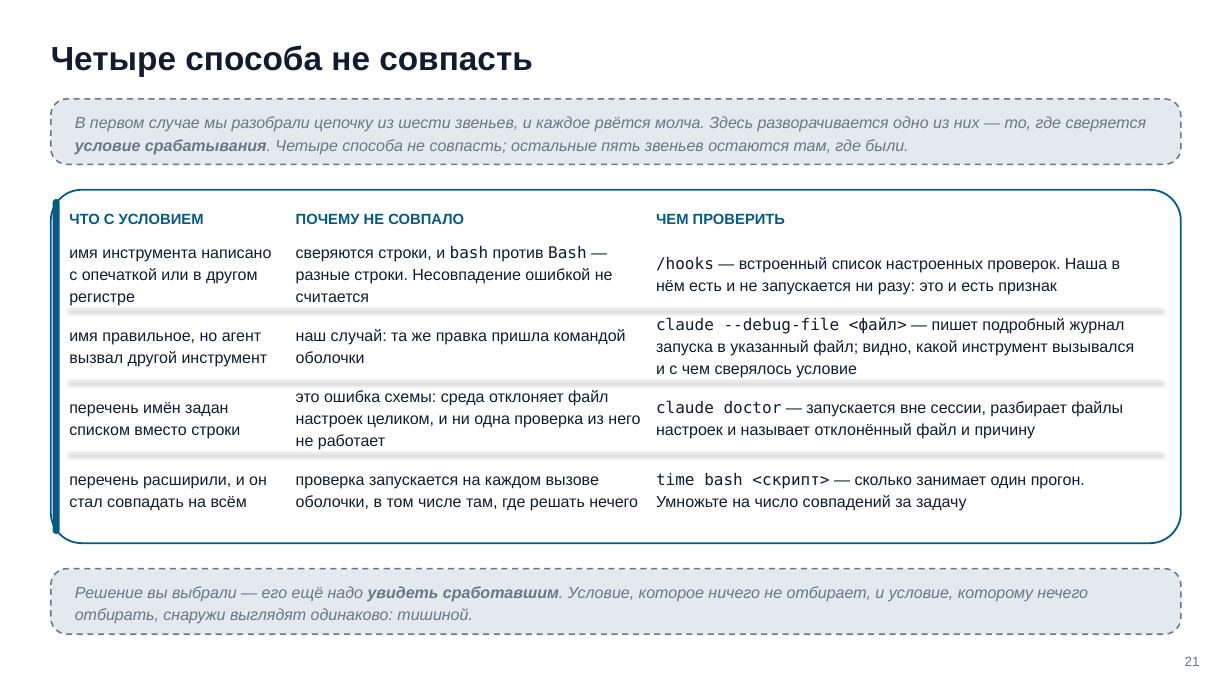
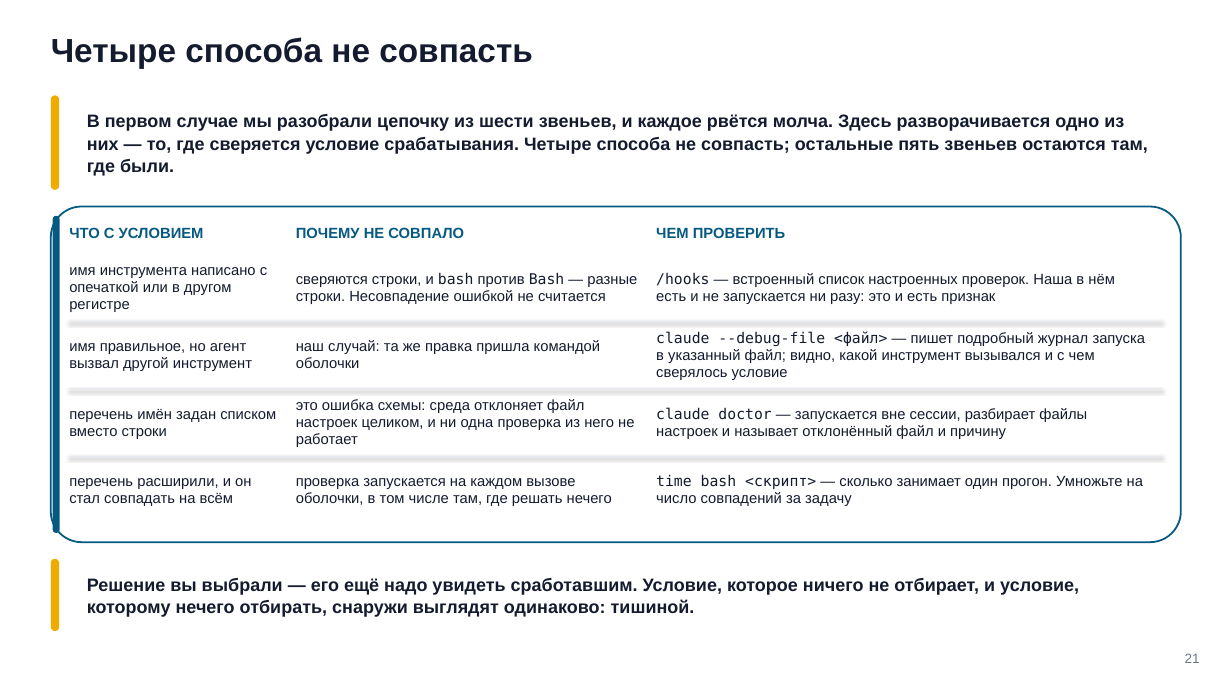
Before and after one commit to tellina-study/AI-usage-lessons, a slide deck: slide 21 of library/seminars/sem-05/rendered/sem-05.pptx. Drawn at 1232x693 pixels with LibreOffice and Linux fonts; fonts in the diff are those of the drawing. Boxes give left, top, right and bottom in pixels: in the first picture for what was removed or moved away, otherwise in the second. Text is boxed around its words. In the diff, an @@ line names an element or a change of style, - is before the commit and + after.

Commit message:
Недомерка межстрочного снята: шаг строки сошёлся с меркой, пять расхождений рендера закрылись сами #211

```diff
--- a/library/seminars/sem-05/rendered/sem-05.pptx
+++ b/library/seminars/sem-05/rendered/sem-05.pptx
@@ text "Четыре способа не совпасть" at (x1=51, y1=37, x2=533, y2=69): line spacing 1.14 to 29.6pt @@
@@ rounded rectangle removed at (x1=51, y1=99, x2=1181, y2=165) @@
@@ rounded rectangle added at (x1=51, y1=95, x2=59, y2=189), fill #F0AB00 @@
@@ text "В первом случае мы разобрали ..." moved from (x1=75, y1=116, x2=1147, y2=155) to (x1=87, y1=114, x2=1148, y2=176) @@
@@ text "В первом случае мы разобрали ..." at (x1=87, y1=114, x2=1148, y2=176): size 12.5 to 14 pt, text colour #6B7685 to #141B2E, bold on, italic off; line spacing 1.18 to 17.4pt @@
@@ rounded rectangle resized from (x1=51, y1=189, x2=1181, y2=543) to (x1=51, y1=206, x2=1181, y2=542) @@
@@ rounded rectangle at (x1=51, y1=206, x2=1181, y2=542): proportions changed @@
@@ rounded rectangle resized from (x1=53, y1=199, x2=59, y2=533) to (x1=53, y1=215, x2=59, y2=532) @@
@@ 3 texts moved together from (x1=69, y1=213, x2=785, y2=224) to (x1=69, y1=227, x2=785, y2=238) @@
@@ line spacing 1.1 to 12.7pt in 3 elements at (x1=69, y1=227, x2=204, y2=238), (x1=296, y1=227, x2=464, y2=238), (x1=656, y1=227, x2=785, y2=238) @@
@@ size 12.5 to 11.5 pt; line spacing 1.15 to 13.2pt in 12 elements at (x1=656, y1=474, x2=1143, y2=506), (x1=296, y1=478, x2=612, y2=506), (x1=69, y1=478, x2=251, y2=506), (x1=656, y1=407, x2=1087, y2=439), (x1=296, y1=399, x2=634, y2=447), (x1=69, y1=409, x2=276, y2=439), (x1=656, y1=331, x2=1146, y2=380), (x1=296, y1=340, x2=600, y2=368), (x1=69, y1=343, x2=252, y2=371), (x1=656, y1=272, x2=1115, y2=304), (x1=296, y1=272, x2=637, y2=304), (x1=69, y1=267, x2=267, y2=312) @@
@@ text "имя инструмента написано с опечаткой ..." moved from (x1=69, y1=249, x2=271, y2=306) to (x1=69, y1=267, x2=267, y2=312) @@
@@ text "сверяются строки, и bash против ..." moved from (x1=296, y1=245, x2=613, y2=302) to (x1=296, y1=272, x2=637, y2=304) @@
@@ text "/hooks — встроенный список настроенных ..." moved from (x1=656, y1=256, x2=1121, y2=295) to (x1=656, y1=272, x2=1115, y2=304) @@
@@ text "имя правильное, но агент вызвал ..." moved from (x1=69, y1=332, x2=268, y2=367) to (x1=69, y1=343, x2=252, y2=371) @@
@@ line moved from (69, 309) - (1163, 309) to (69, 321) - (1163, 321) @@
@@ text "наш случай: та же правка ..." moved from (x1=296, y1=329, x2=626, y2=363) to (x1=296, y1=340, x2=600, y2=368) @@
@@ text "claude --debug-file <файл> — пишет ..." moved from (x1=656, y1=317, x2=1134, y2=378) to (x1=656, y1=331, x2=1146, y2=380) @@
@@ text "перечень имён задан списком вместо ..." moved from (x1=69, y1=402, x2=240, y2=439) to (x1=69, y1=409, x2=276, y2=439) @@
@@ line moved from (69, 381) - (1163, 381) to (69, 389) - (1163, 389) @@
@@ text "это ошибка схемы: среда отклоняет ..." moved from (x1=296, y1=390, x2=640, y2=450) to (x1=296, y1=399, x2=634, y2=447) @@
@@ text "claude doctor — запускается вне ..." moved from (x1=656, y1=400, x2=1123, y2=439) to (x1=656, y1=407, x2=1087, y2=439) @@
@@ line moved from (69, 453) - (1163, 453) to (69, 457) - (1163, 457) @@
@@ rounded rectangle removed at (x1=51, y1=568, x2=1181, y2=634) @@
@@ rounded rectangle added at (x1=51, y1=559, x2=59, y2=631), fill #F0AB00 @@
@@ text "Решение вы выбрали — его ..." moved from (x1=75, y1=586, x2=1088, y2=624) to (x1=87, y1=578, x2=1079, y2=617) @@
@@ text "Решение вы выбрали — его ..." at (x1=87, y1=578, x2=1079, y2=617): size 12.5 to 14 pt, text colour #6B7685 to #141B2E, italic off; bold on in "Решение вы выбрали — его ещё надо ..."; line spacing 1.18 to 17.4pt @@
@@ text "21" at (x1=1185, y1=653, x2=1200, y2=663): line spacing 1.18 to 12.4pt @@
```
Also in this commit, not shown: 67 other slides changed, 11 other files.
